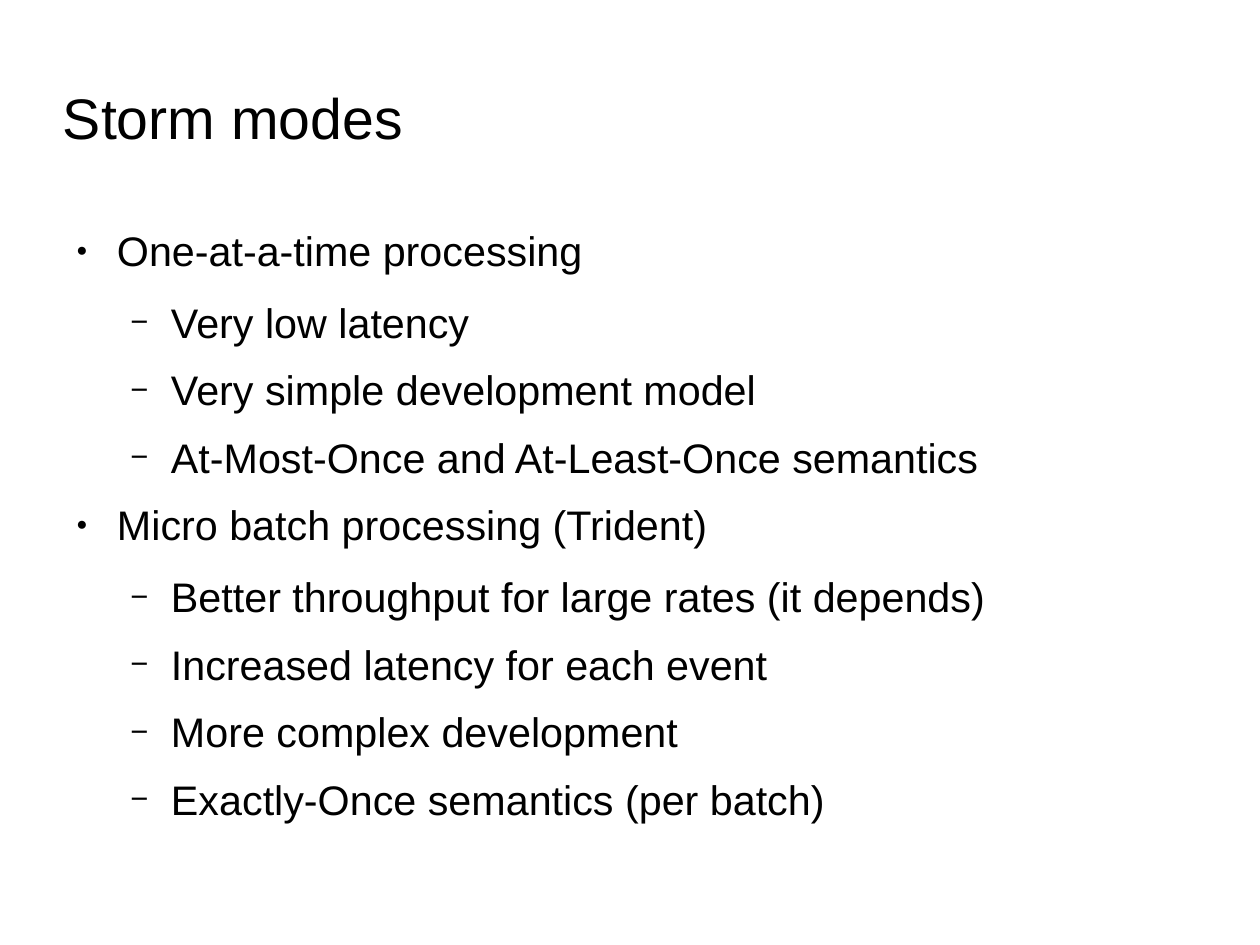
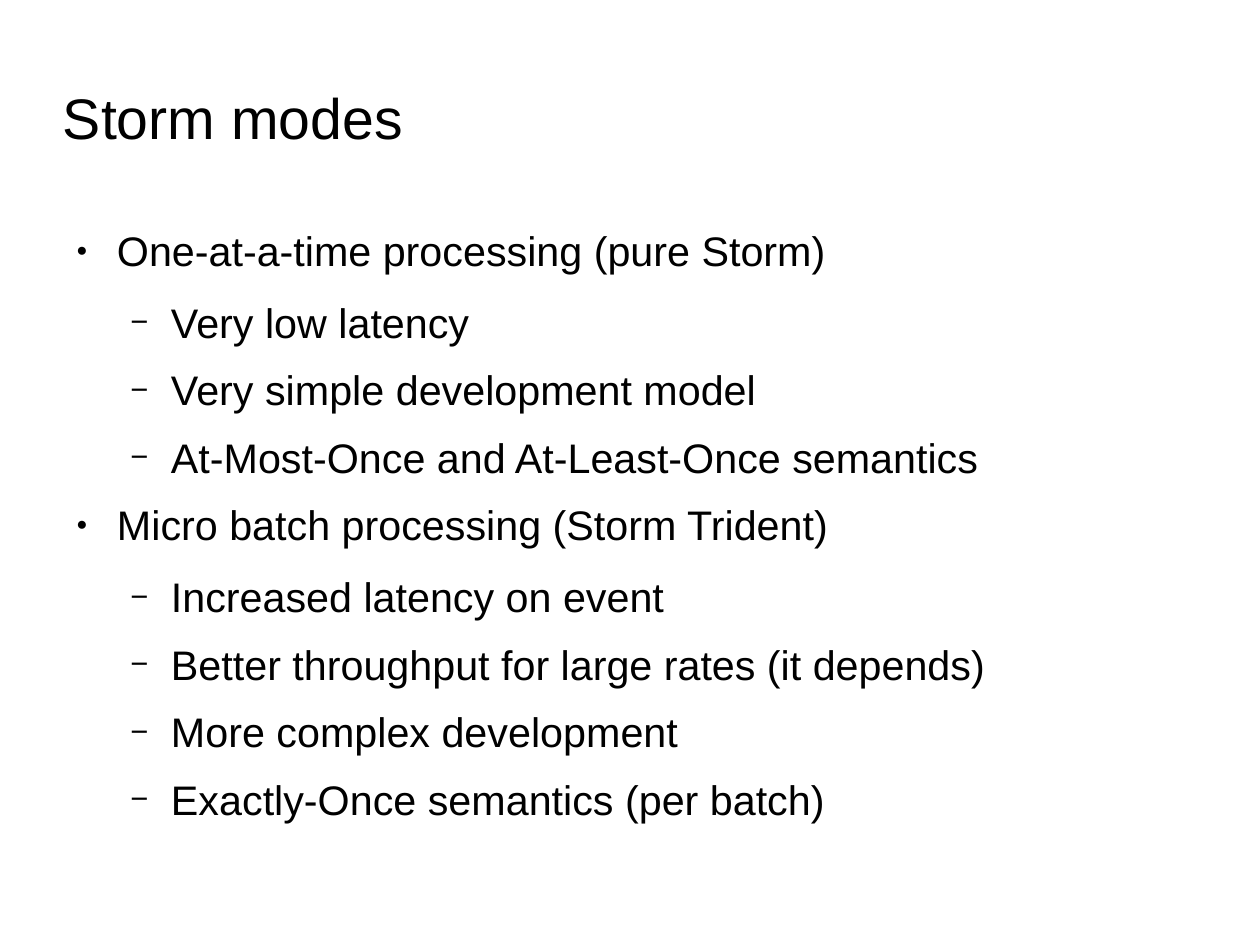
Before and after one commit to qiozas/Documents, a slide deck: slide 23 of fosscomm-2016/Big Data Streaming - FOSSCOMM 2016.odp. Drawn at 1260x945 pixels with LibreOffice and Linux fonts; fonts in the diff are those of the drawing; background and template pictures are left out. Boxes give left, top, right and bottom in pixels: in the first picture for what was removed or moved away, otherwise in the second. Text is boxed around its words. In the diff, an @@ line names an element or a change of style, - is before the commit and + after.

Commit message:
Update presentation and PDF

```diff
--- a/fosscomm-2016/Big Data Streaming - FOSSCOMM 2016.odp
+++ b/fosscomm-2016/Big Data Streaming - FOSSCOMM 2016.odp
@@ text at <box>117,236,826,274</box>: text changed @@
-● One-at-a-time processing
+● One-at-a-time processing (pure Storm)
@@ text at <box>117,510,828,620</box>: text changed @@
-● Micro batch processing (Trident)
+● Micro batch processing (Storm Trident)
+  − Increased latency on event
@@ text at <box>171,650,767,688</box>: paragraph removed @@
-  − Increased latency for each event
```
Also in this commit, not shown: 8 other slides changed, 1 other file.
